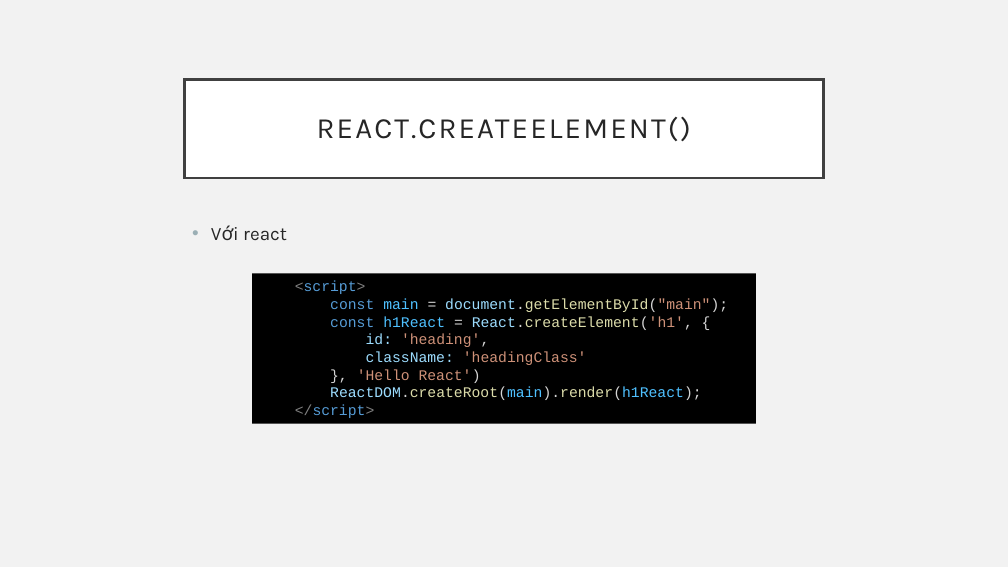
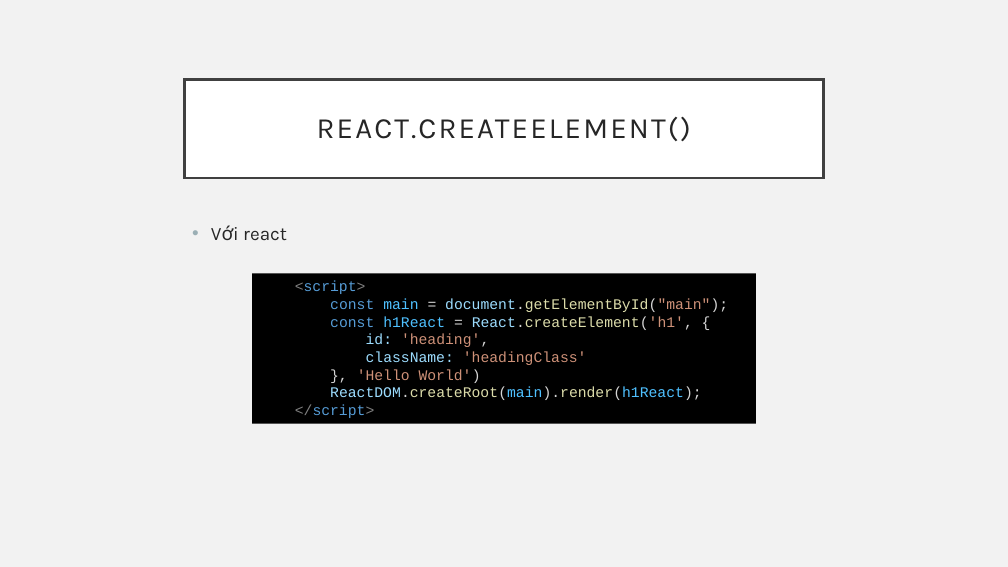
Before and after one commit to sobbingwind/React, a slide deck: slide 14 of 6_React.pptx (slide 15 before the commit). Drawn at 1008x567 pixels with LibreOffice and Linux fonts; fonts in the diff are those of the drawing. Boxes give left, top, right and bottom in pixels: in the first picture for what was removed or moved away, otherwise in the second. Text is boxed around its words. In the diff, an @@ line names an element or a change of style, - is before the commit and + after.

```diff
--- a/6_React.pptx
+++ b/6_React.pptx
@@ text in rectangle at (357,369,481,383): text changed @@
-}, 'Hello React')
+}, 'Hello World')
```
Also in this commit, not shown: 5 other slides changed, 1 slide removed.
